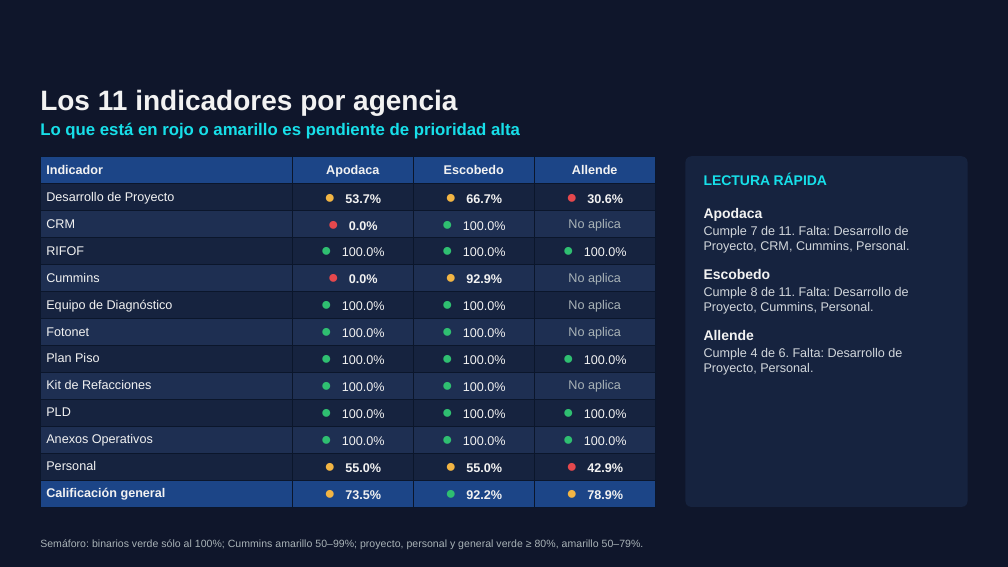
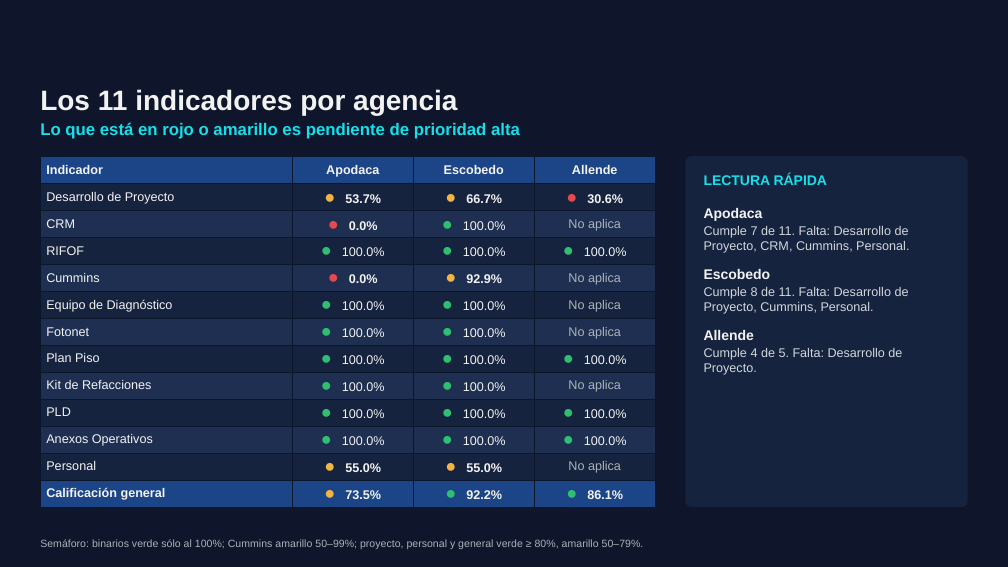
Before and after one commit to ReneDiz/Estatus-Distribuidores, a slide deck: slide 3 of presentacion/Grupo_Velcen_Estatus_nov2026.pptx. Drawn at 1008x567 pixels with LibreOffice and Linux fonts; fonts in the diff are those of the drawing; background and template pictures are left out. Boxes give left, top, right and bottom in pixels: in the first picture for what was removed or moved away, otherwise in the second. Text is boxed around its words. In the diff, an @@ line names an element or a change of style, - is before the commit and + after.

```diff
--- a/presentacion/Grupo_Velcen_Estatus_nov2026.pptx
+++ b/presentacion/Grupo_Velcen_Estatus_nov2026.pptx
@@ table at box(40, 156, 655, 507) @@
-row 12, column 4: ● 42.9%
+row 12, column 4: No aplica
-row 13, column 4: ● 78.9%
+row 13, column 4: ● 86.1%
@@ text at box(704, 348, 902, 375): text changed @@
-Cumple 4 de 6. Falta: Desarrollo de Proyecto, Personal.
+Cumple 4 de 5. Falta: Desarrollo de Proyecto.
```
Also in this commit, not shown: 5 other slides changed, 1 slide removed, 6 other files.
